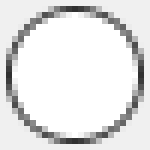
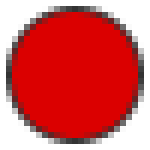
Layer changes from the first 150 x 150 image to the second:
hid "Ebene 0" over bbox(0, 0, 150, 150)
